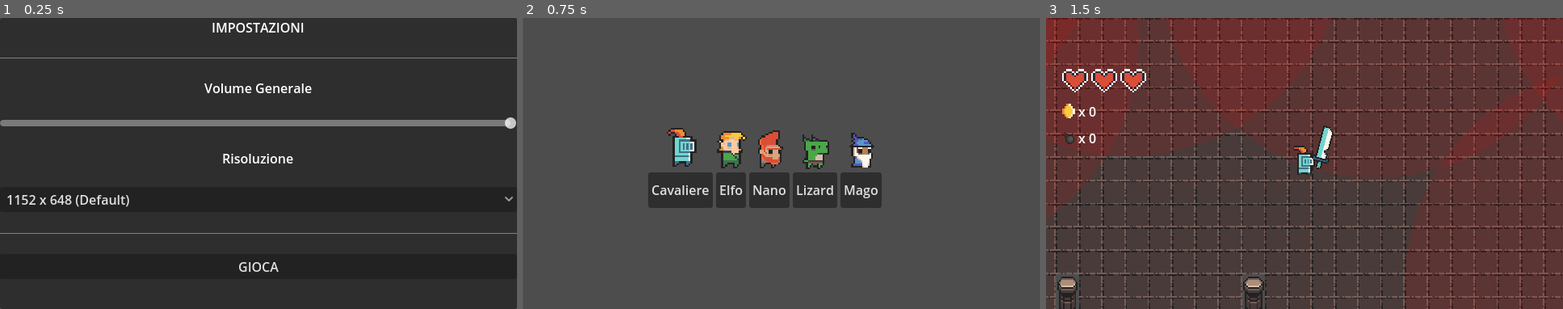
Above: before the commit, frames 1-3 (left to right).
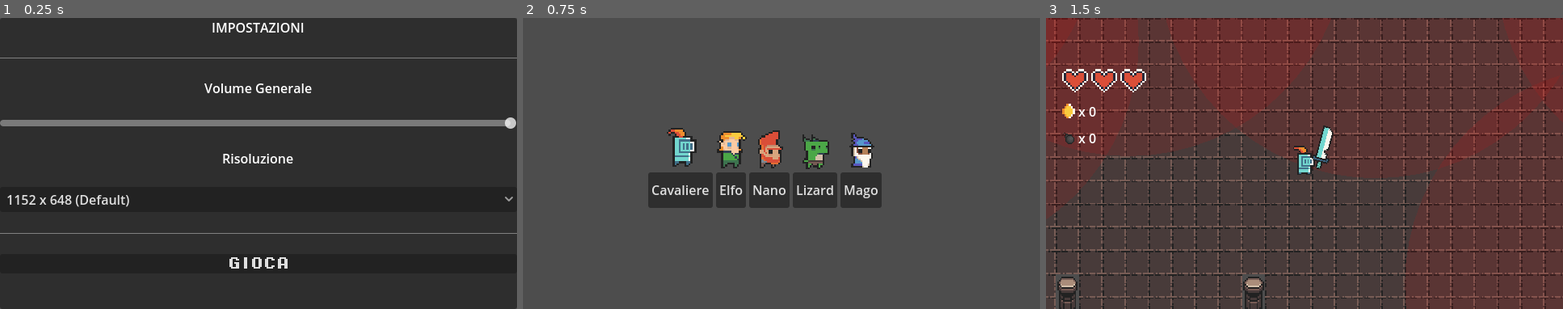
Above: after the commit, the same moments.

Repository: dadifr/Mobile_comp_Godot
Game: Godot game, scene res://scenes/SettingsMenu.tscn
The game is run twice, just before and just after one commit, with the same random seed, the same clock (stepped at 60 frames per second) and the same inputs. This scene is started directly instead of the project's main scene.
Inputs:
- Up to frame 1 (0.25 s): no input
- Up to frame 2 (0.75 s): click "GIOCA" at 0.5 s
- Up to frame 3 (1.5 s): click "Cavaliere" at 1.25 s

The runs differ from the first frame. In frame 1, 0.3% of the frame differs, in the area x 44-56%, y 82-88%; in frame 2, nothing differs; in frame 3, nothing differs.

Commit message:
correzione scena
piccola correzione per il reindirizzamento della scena, che portava sulla scena principale e non sulla selezione dei personaggi

Diff:
--- a/scenes/SettingsMenu.tscn
+++ b/scenes/SettingsMenu.tscn
@@ -1,6 +1,9 @@
-[gd_scene load_steps=2 format=3 uid="uid://byxgdifc1jnr"]
+[gd_scene load_steps=4 format=3 uid="uid://byxgdifc1jnr"]
 
 [ext_resource type="Script" uid="uid://bopcypak2ir8s" path="res://scripts/SettingsMenu.gd" id="1_yelko"]
+[ext_resource type="FontFile" uid="uid://cd2yngqm441q4" path="res://assets/fonts/PixelOperator8-Bold.ttf" id="2_1yw23"]
+
+[sub_resource type="LabelSettings" id="LabelSettings_dd8lr"]
 
 [node name="SettingsMenu" type="Control"]
 layout_mode = 3
@@ -44,6 +47,7 @@
 [node name="risolution" type="Label" parent="VBoxContainer"]
 layout_mode = 2
 text = "Risoluzione"
+label_settings = SubResource("LabelSettings_dd8lr")
 horizontal_alignment = 1
 
 [node name="ResOptionButton" type="OptionButton" parent="VBoxContainer"]
@@ -54,4 +58,5 @@
 
 [node name="PlayButton" type="Button" parent="VBoxContainer"]
 layout_mode = 2
+theme_override_fonts/font = ExtResource("2_1yw23")
 text = "GIOCA"
